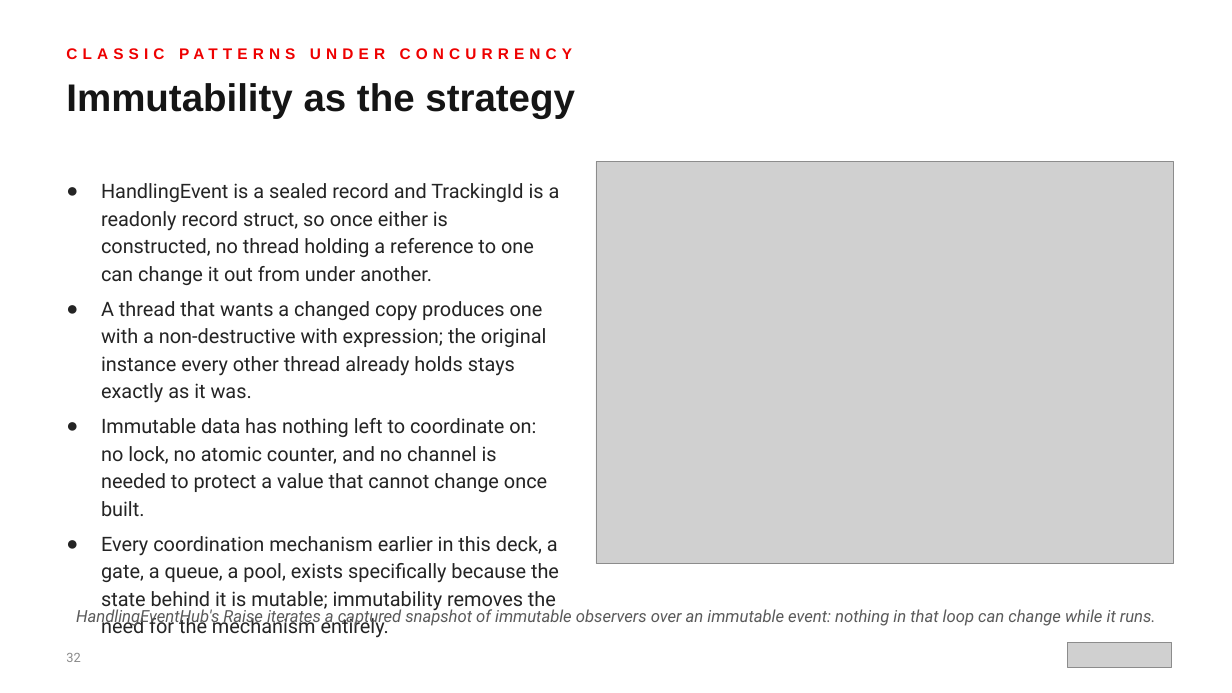
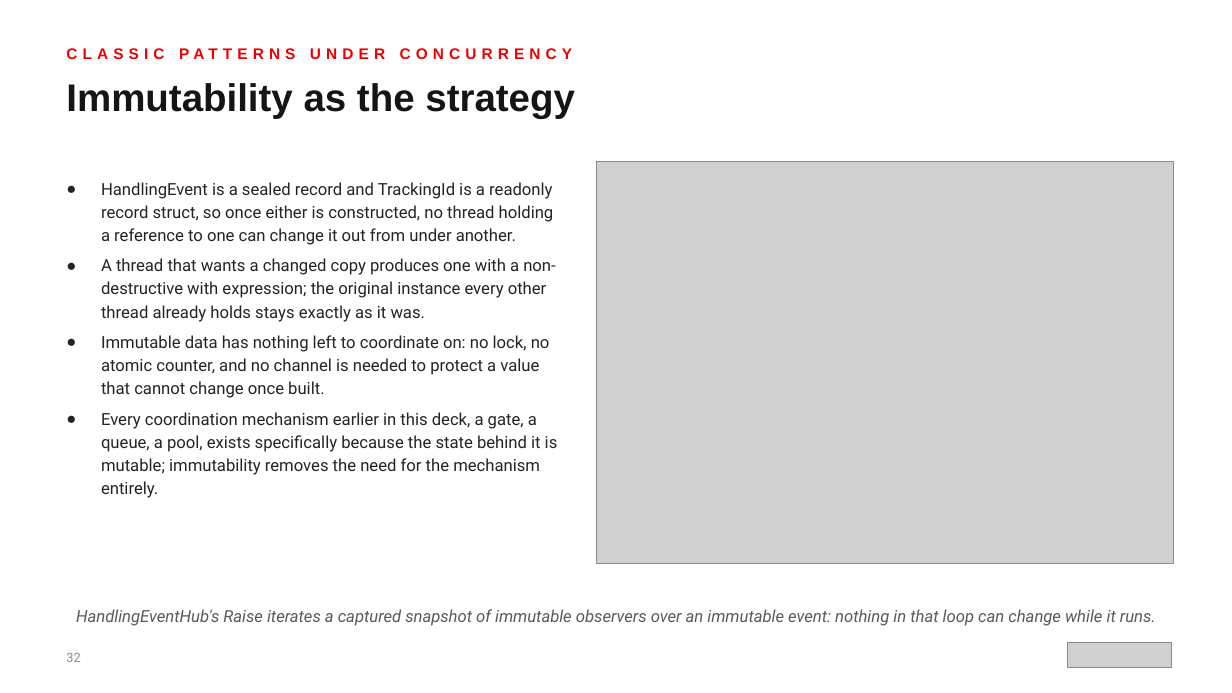
Before and after one commit to patterncatalyst/csharp-design-patterns, a slide deck: slide 32 of presentation/csharp-design-patterns-401-concurrency-patterns.pptx. Drawn at 1232x693 pixels with LibreOffice and Linux fonts; fonts in the diff are those of the drawing; grey boxes stand for pictures. Boxes give left, top, right and bottom in pixels: in the first picture for what was removed or moved away, otherwise in the second. Text is boxed around its words. In the diff, an @@ line names an element or a change of style, - is before the commit and + after.

```diff
--- a/presentation/csharp-design-patterns-401-concurrency-patterns.pptx
+++ b/presentation/csharp-design-patterns-401-concurrency-patterns.pptx
@@ text "HandlingEvent is a sealed record ..." at (x1=101, y1=182, x2=558, y2=498): size 15.5 to 13 pt @@
```
Also in this commit, not shown: 1 other slide changed, 1 other file.
